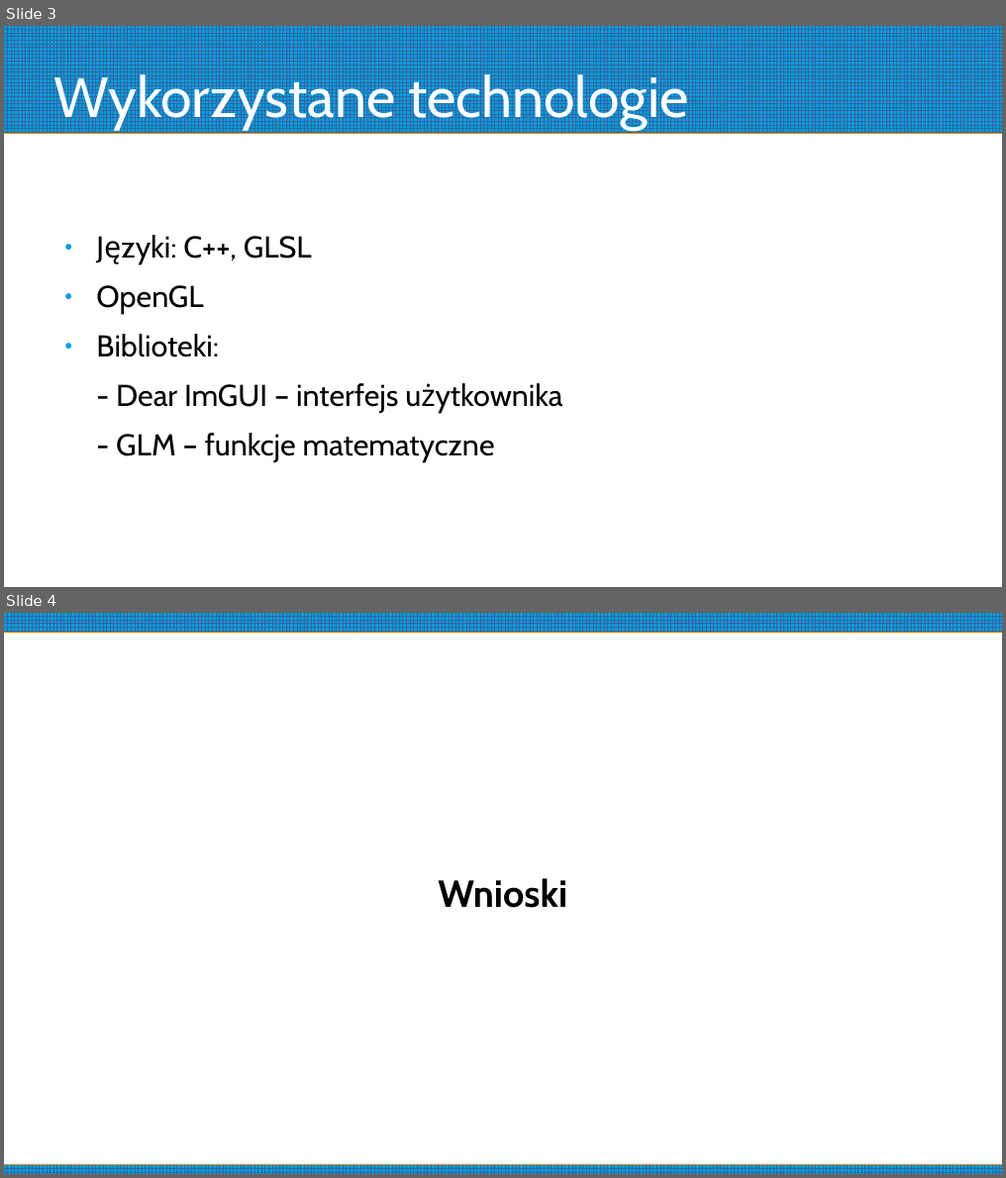
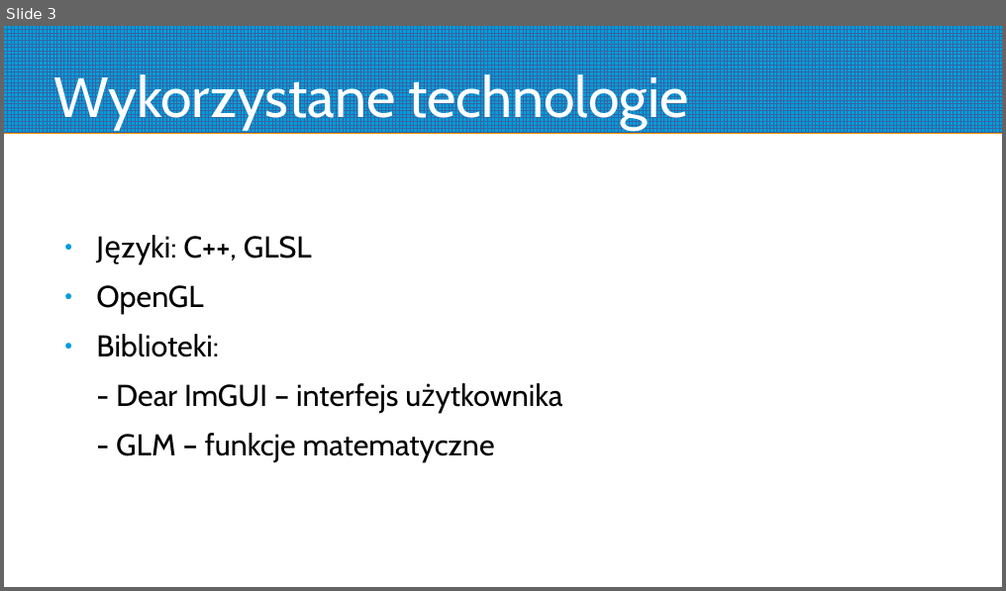
Before and after one commit to Rei-sen/raymarch-terrain, a slide deck: doc/prezentacja.odp. Shown one above the other, each under a label of ours: slides 3 and 4 before the commit, slide 3 after it. The pictures are 1006x1178 and 1006x591 pixels, drawn with LibreOffice and Linux fonts; fonts in the diff are those of the drawing. Boxes give left, top, right and bottom in pixels: in the first picture for what was removed or moved away, otherwise in the second. Text is boxed around its words. In the diff, an @@ line names an element or a change of style, - is before the commit and + after.

```diff
--- a/doc/prezentacja.odp
+++ b/doc/prezentacja.odp
@@ slide 4 removed at [4, 613, 1002, 1174], background #FFFFFF @@
@@ rectangle removed at [4, 613, 1002, 631] @@
@@ subtitle removed at [438, 878, 567, 908] @@
-Wnioski
@@ rectangle removed at [4, 1165, 1002, 1174] @@
```
Also in this commit, not shown: 1 slide added, 33 other files.
